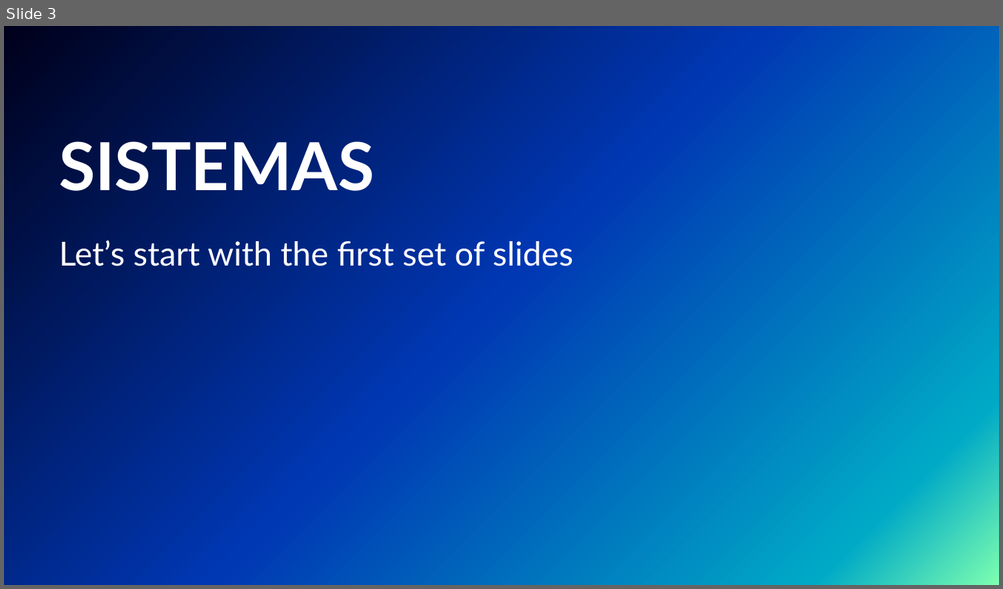
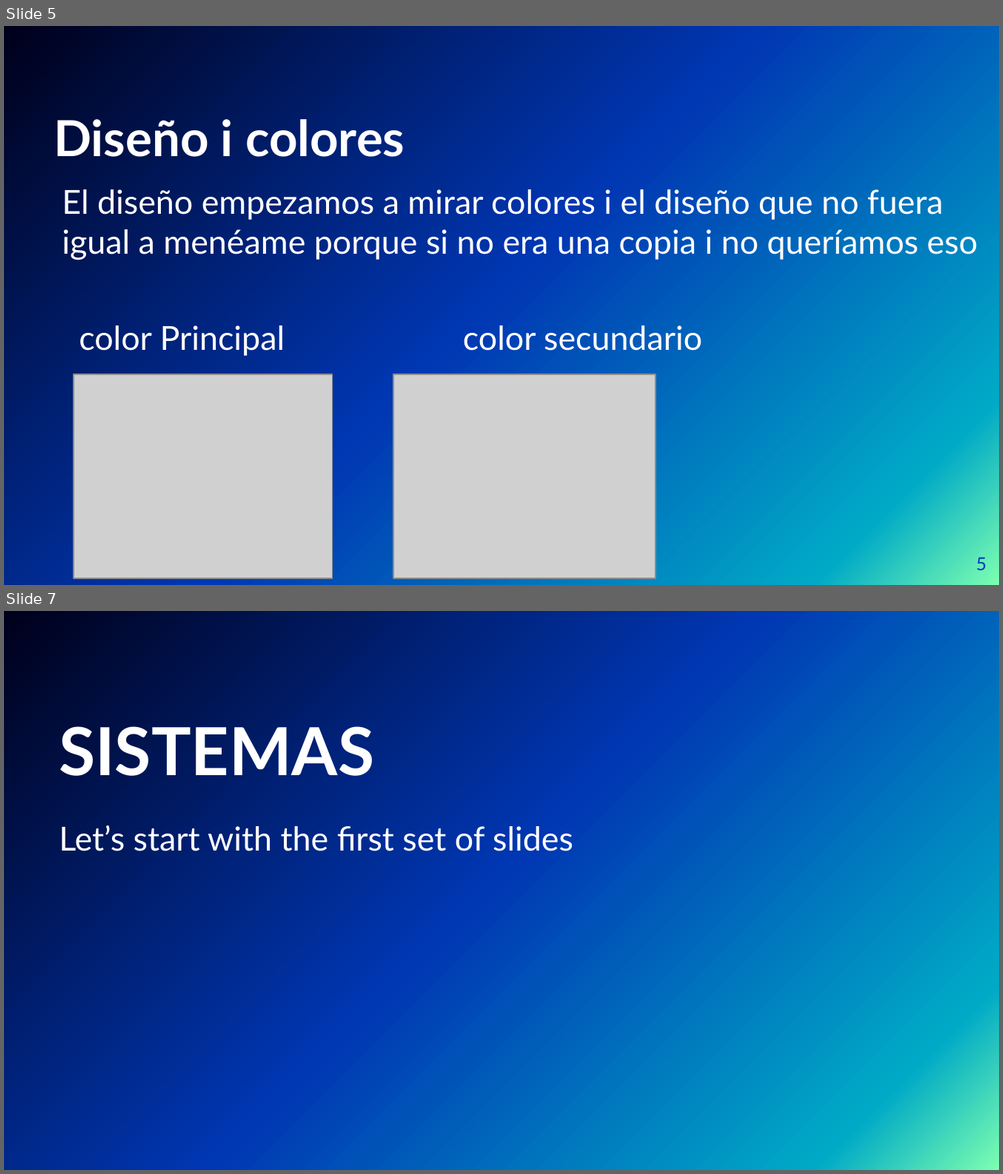
Before and after one commit to Tiinocm/ProyectoIntegrado, a slide deck: carles/presentacion de cronos.pptx. Shown one above the other, each under a label of ours: slide 3 before the commit, slides 5 and 7 after it; the slides between them are not shown. The pictures are 1003x589 and 1003x1174 pixels, drawn with LibreOffice and Linux fonts; fonts in the diff are those of the drawing; grey boxes stand for pictures; background and template pictures are left out. Boxes give left, top, right and bottom in pixels: in the first picture for what was removed or moved away, otherwise in the second. Text is boxed around its words. In the diff, an @@ line names an element or a change of style, - is before the commit and + after.

```diff
--- a/carles/presentacion de cronos.pptx
+++ b/carles/presentacion de cronos.pptx
@@ slide 5 added at [4, 26, 999, 585], background picture (left out) @@
@@ title added at [54, 119, 404, 157], 36 pt, text #FFFFFF, bold @@
+Diseño i colores
@@ text added at [62, 190, 977, 356], 24 pt, text #FFFFFF @@
+El diseño empezamos a mirar colores i el diseño que no fuera igual a menéame porque si no era una copia i no queríamos eso
+color Principal color secundario
@@ picture added at [74, 374, 333, 578] @@
@@ picture added at [393, 374, 655, 578] @@
@@ page number added at [976, 557, 986, 571], 13 pt, text #0037B3 @@
+5
@@ what was slide 3 is now slide 7 @@
```
Also in this commit, not shown: 2 slides changed, 4 other slides added, 1 slide removed.
